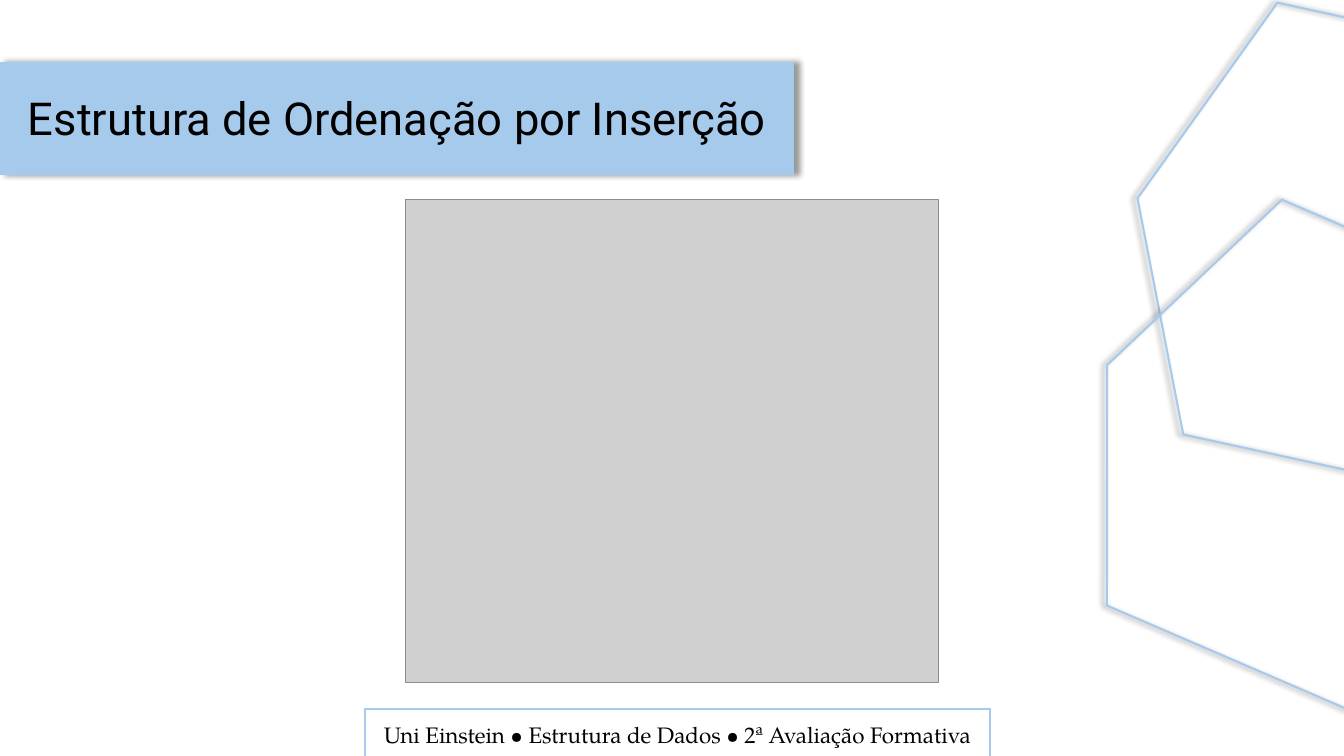
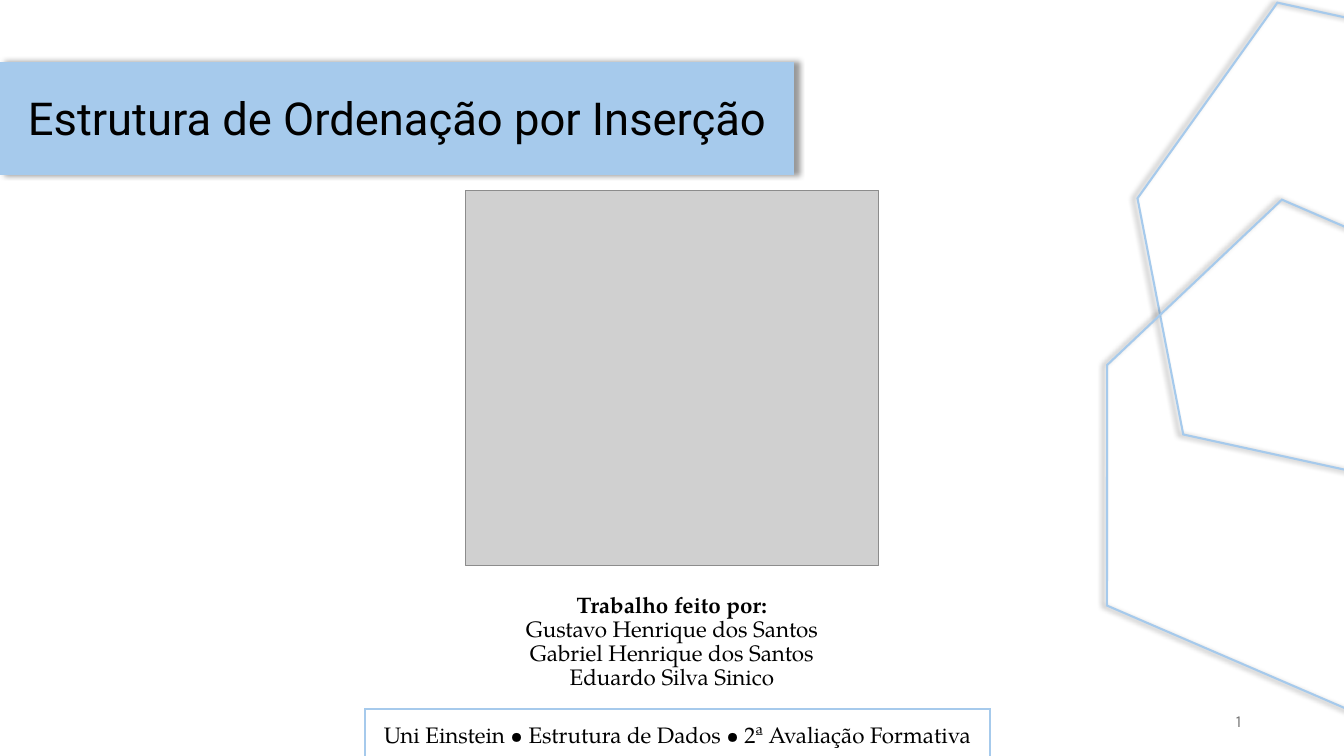
Before and after one commit to Edu1Sinico/Projetos_ADSN_Einstein, a slide deck: slide 1 of Segundo_Semestre/Estrutura_de_Dados/projeto_estrutura_de_ordenacao/apresentacao_insertion_sort.pptx. Drawn at 1344x756 pixels with LibreOffice and Linux fonts; fonts in the diff are those of the drawing; grey boxes stand for pictures. Boxes give left, top, right and bottom in pixels: in the first picture for what was removed or moved away, otherwise in the second. Text is boxed around its words. In the diff, an @@ line names an element or a change of style, - is before the commit and + after.

Commit message:
Enviando os materiais de power bi e a apresentação de estrutura de dados paa o github - 28/10/2025

```diff
--- a/Segundo_Semestre/Estrutura_de_Dados/projeto_estrutura_de_ordenacao/apresentacao_insertion_sort.pptx
+++ b/Segundo_Semestre/Estrutura_de_Dados/projeto_estrutura_de_ordenacao/apresentacao_insertion_sort.pptx
@@ picture resized from (x1=406, y1=200, x2=939, y2=683) to (x1=465, y1=191, x2=879, y2=567) @@
@@ text added at (x1=526, y1=597, x2=818, y2=686), 16 pt, text #000000 @@
+Trabalho feito por:
+Gustavo Henrique dos Santos
+Gabriel Henrique dos Santos
+Eduardo Silva Sinico
@@ page number added at (x1=1236, y1=716, x2=1242, y2=727), 12 pt, text #797979 @@
+1
```
Also in this commit, not shown: 7 other slides changed, 4 slides added, 2 other files.
